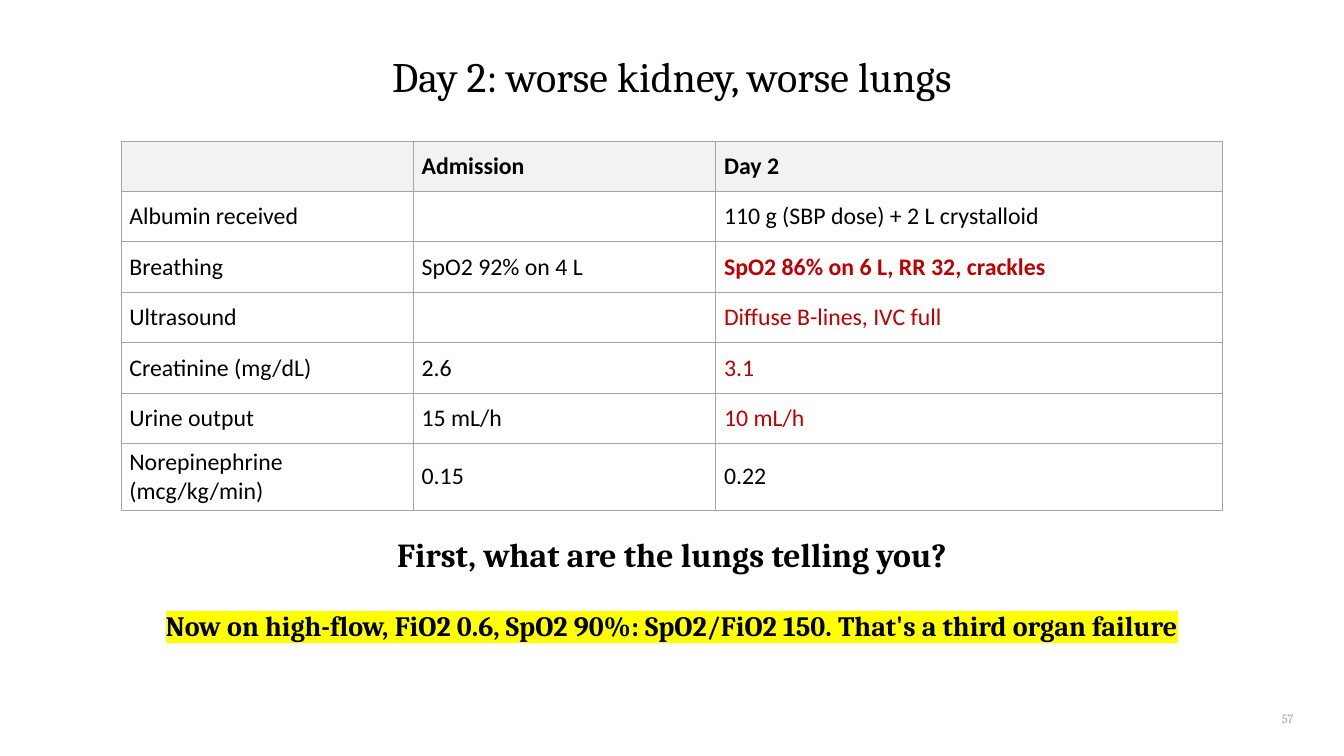
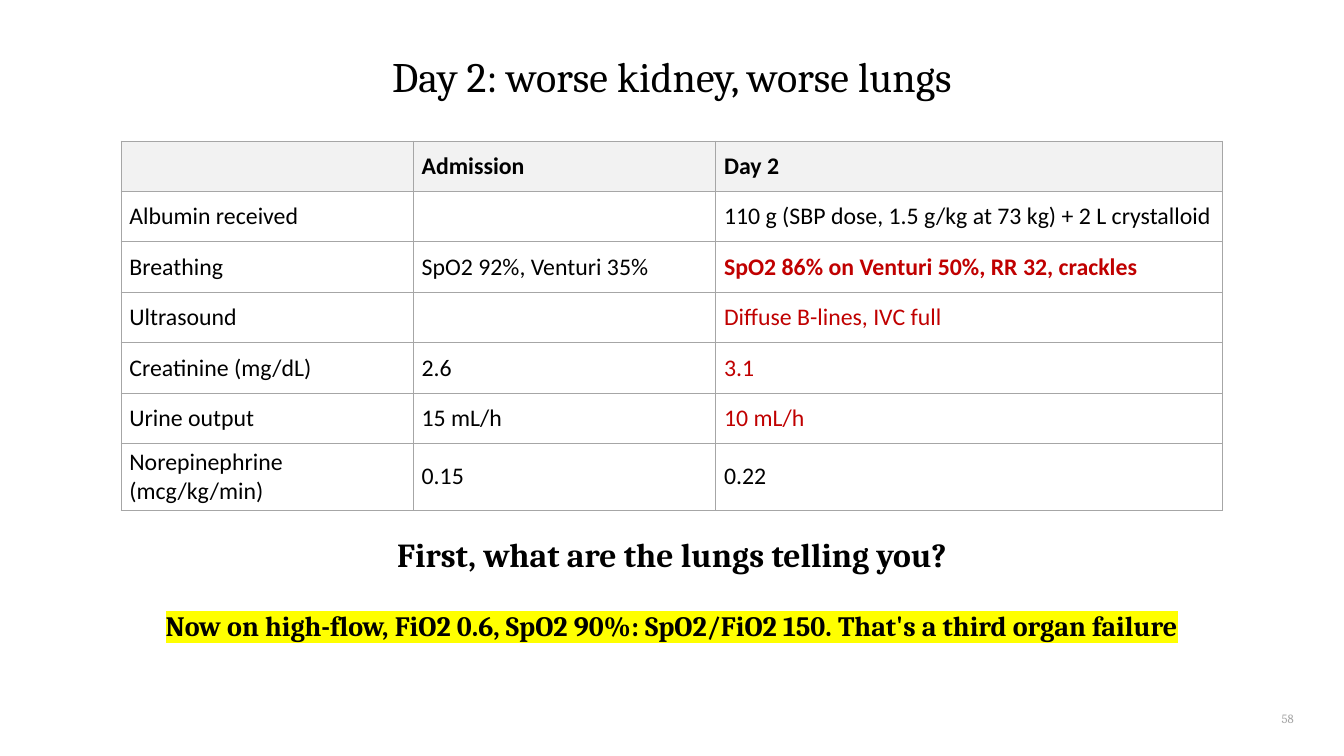
Before and after one commit to qaddodi/mohammad-almeqdadi-lectures, a slide deck: slide 58 of lectures/acute-liver-failure-aclf-in-icu/ALF and ACLF in the ICU.pptx (slide 57 before the commit). Drawn at 1344x756 pixels with LibreOffice and Linux fonts; fonts in the diff are those of the drawing. Boxes give left, top, right and bottom in pixels: in the first picture for what was removed or moved away, otherwise in the second. Text is boxed around its words. In the diff, an @@ line names an element or a change of style, - is before the commit and + after.

```diff
--- a/lectures/acute-liver-failure-aclf-in-icu/ALF and ACLF in the ICU.pptx
+++ b/lectures/acute-liver-failure-aclf-in-icu/ALF and ACLF in the ICU.pptx
@@ table at <box>121,141,1223,507</box> @@
-row 2, column 3: 110 g (SBP dose) + 2 L crystalloid
+row 2, column 3: 110 g (SBP dose, 1.5 g/kg at 73 kg) + 2 L crystalloid
-row 3, column 2: SpO2 92% on 4 L
+row 3, column 2: SpO2 92%, Venturi 35%
-row 3, column 3: SpO2 86% on 6 L, RR 32, crackles
+row 3, column 3: SpO2 86% on Venturi 50%, RR 32, crackles
@@ page number at <box>1282,715,1294,723</box>: text changed @@
-57
+58
```
Also in this commit, not shown: 33 other slides changed, 5 slides added, 1 slide removed, 2 other files.
